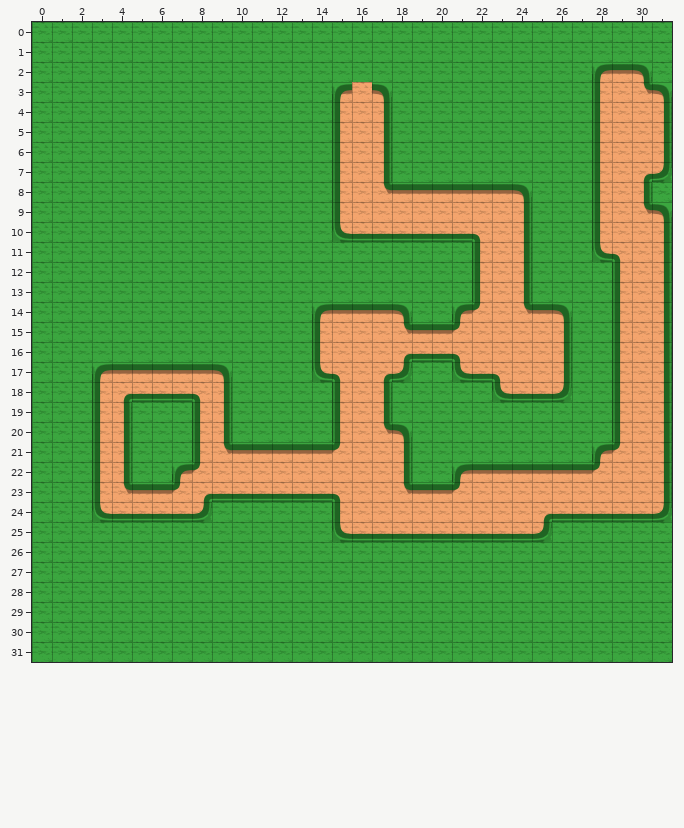
Tiled map -- android/assets/level2.tmx. Above: the version before the commit.
Cells are 64x64 px. Shown: x 0..31, y 0..31.
The same view after the edit:
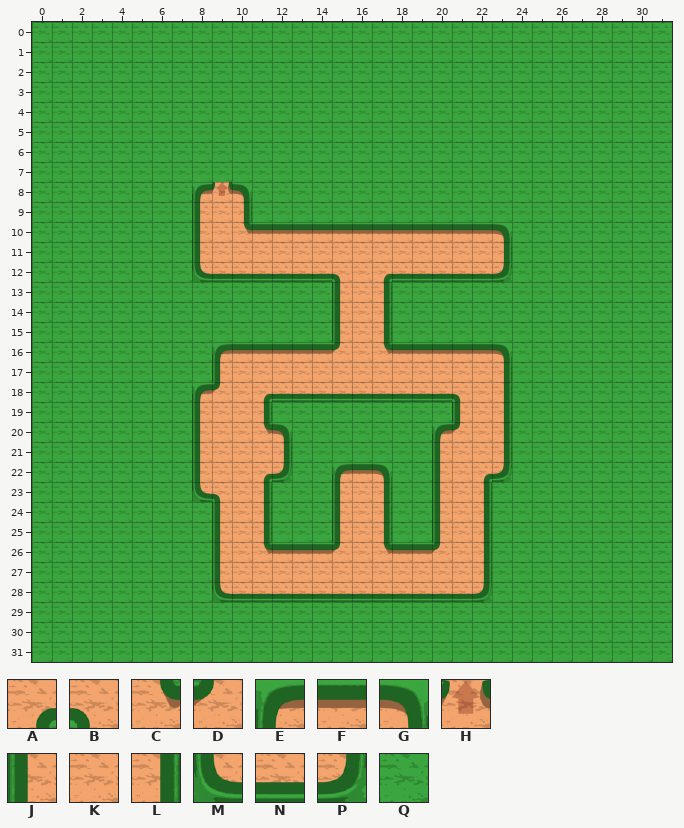
Key: from "tileset": A 25, B 26, C 41, D 42, E 88, F 89, G 90, H 93, J 104, K 105, L 106, M 120, N 121, P 122, Q 169.
_ is an empty cell, . an unchanged one.
Edits made:
--- layer "Tile Layer 1"
@@ x 3..31 @@
- 2 .........................EFG.
- 3 ............EKG..........JKCG
- 4 ............JKL..........JKKL
- 5 ............JKL..........JKKL
- 6 ............JKL..........JKKL
- 7 ............JKL..........JKAP
- 8 .....___....JKCFFFFFFG...JKL.
- 9 .....___....JKKKKKKKKL...JKCG
-10 ....._______MNNNNNNBKL...JKKL
-11 .....______________JKL...MBKL
-12 .....______________JKL....JKL
-13 ............___....JKL....JKL
-14 ...........EFFFG..EDKCFG..JKL
-15 ...........JK.KCFFDKKKKL..JKL
-16 ......_____JK.KANNBKKKKL..JKL
-17 EFFFFFG____MB.AP__MNBKKL..JKL
-18 JANNNBL_____JKL_____MNNP..JKL
-19 JL....L__...JKL...___.....JKL
-20 JL....L___..JKCG.____.....JKL
-21 JL....CFFFFFDKKL.____....EDKL
-22 JL..ED..KKKKKKKL._EFFFFFFDKKL
-23 JCFFDANNNNNNB.KCFFDKKKKKKKKKL
-24 MNNNNP___.....KKKK.KKKANNNNNP
-25 ......___...MNNNNNNNNNP......
-26 ......______________.........
-27 ......______________.........
-28 ......______________.........
+ 2 .........................___.
+ 3 ............___..........____
+ 4 ............___..........____
+ 5 ............___..........____
+ 6 ............___..........____
+ 7 ............___..........____
+ 8 .....EHG....__________...___.
+ 9 .....JKL....__________...____
+10 .....JKCFFFFFFFFFFFFG_...____
+11 .....JKKKKKKKKKKKKKKL_...____
+12 .....MNNNNNNBKANNNNNP_....___
+13 ............JKL....___....___
+14 ..........._JKL_..______..___
+15 ..........._J.L_________..___
+16 ......EFFFFFD.CFFFFFG___..___
+17 ______JKKKKKK.KKKKKKL___..___
+18 _____EDKANNNNNNNNNBKL___..___
+19 __....KKL...___...JKL.....___
+20 __....KKCG..____.EDKL.....___
+21 __....KKKL______.JKKL....____
+22 __.._J..AP__EFG_.JKAP________
+23 _____MBKL___J.L__JKL_________
+24 ______JKL.....L__J.L_________
+25 ......JKL...JKL__JKL___......
+26 ......JKCFFFDKCFFDKL.........
+27 ......JKKKKKKKKKKKKL.........
+28 ......MNNNNNNNNNNNNP.........
--- layer "Tile Layer 2"
@@ x 3..31 @@
- 2 .........................___.
- 3 ............___..........____
- 4 ............___..........____
- 5 ............___..........____
- 6 ............___..........____
- 7 ............___..........____
- 8 .....QQQ....__________...___.
- 9 .....QQQ....__________...____
-10 .....QQQQQQQ........._...____
-11 .....QQQQQQQQQQQQQQ.._...____
-12 .....QQQQQQQQQQQQQQ.._....___
-13 ............QQQ....___....___
-14 ..........._..._..______..___
-15 ..........._..._________..___
-16 ......QQQQQ..........___..___
-17 ______.QQQQ.....QQ...___..___
-18 _____..QQQQQ...QQQQQ.___..___
-19 __.....QQ...___...QQQ.....___
-20 __.....QQQ..____.QQQQ.....___
-21 __........______.QQQQ....____
-22 __.._.....__..._.Q...________
-23 _____....___...__..._________
-24 ______QQQ......__..._________
-25 ......QQQ......__...___......
-26 ......QQQQQQQQQQQQQQ.........
-27 ......QQQQQQQQQQQQQQ.........
-28 ......QQQQQQQQQQQQQQ.........
+ 2 .........................QQQ.
+ 3 ............QQQ..........QQQQ
+ 4 ............QQQ..........QQQQ
+ 5 ............QQQ..........QQQQ
+ 6 ............QQQ..........QQQQ
+ 7 ............QQQ..........QQQQ
+ 8 .....___....QQQQQQQQQQ...QQQ.
+ 9 .....___....QQQQQQQQQQ...QQQQ
+10 ....._______.........Q...QQQQ
+11 .....______________..Q...QQQQ
+12 .....______________..Q....QQQ
+13 ............___....QQQ....QQQ
+14 ...........Q...Q..QQQQQQ..QQQ
+15 ...........Q...QQQQQQQQQ..QQQ
+16 ......_____..........QQQ..QQQ
+17 QQQQQQ.____.....__...QQQ..QQQ
+18 QQQQQ.._____..._____.QQQ..QQQ
+19 QQ.....__...QQQ...___.....QQQ
+20 QQ.....___..QQQQ.____.....QQQ
+21 QQ........QQQQQQ.____....QQQQ
+22 QQ..Q.....QQ...Q._...QQQQQQQQ
+23 QQQQQ....QQQ...QQ...QQQQQQQQQ
+24 QQQQQQ___......QQ...QQQQQQQQQ
+25 ......___......QQ...QQQ......
+26 ......______________.........
+27 ......______________.........
+28 ......______________.........
Boxes around the changes in both pictures, in picture pixels (x1, y1, x2, y2):
changed: (92, 62, 672, 602)
